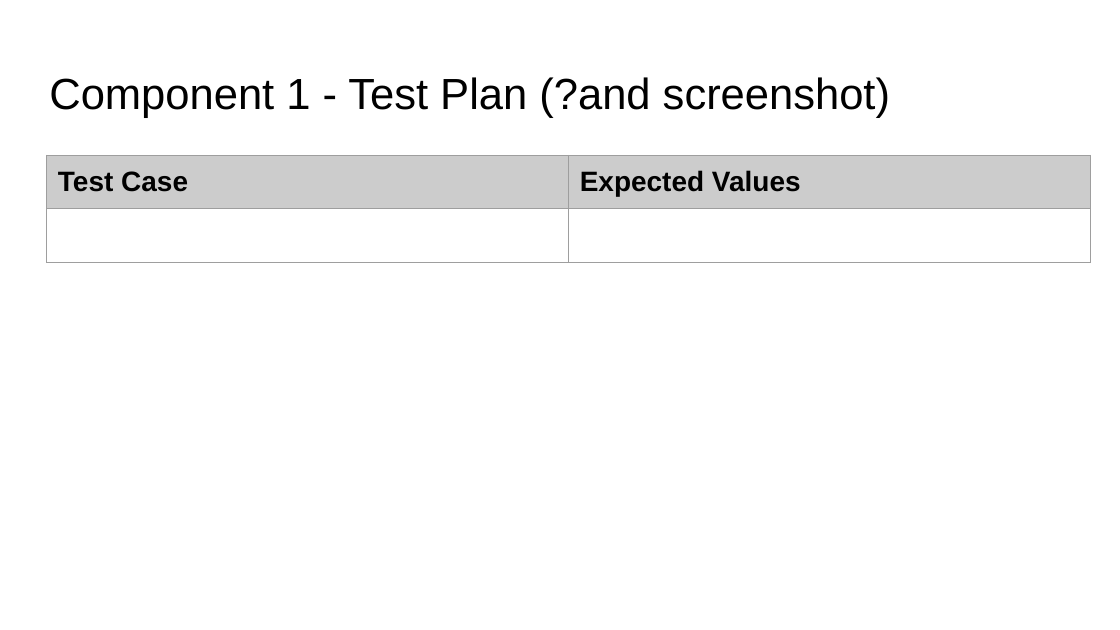
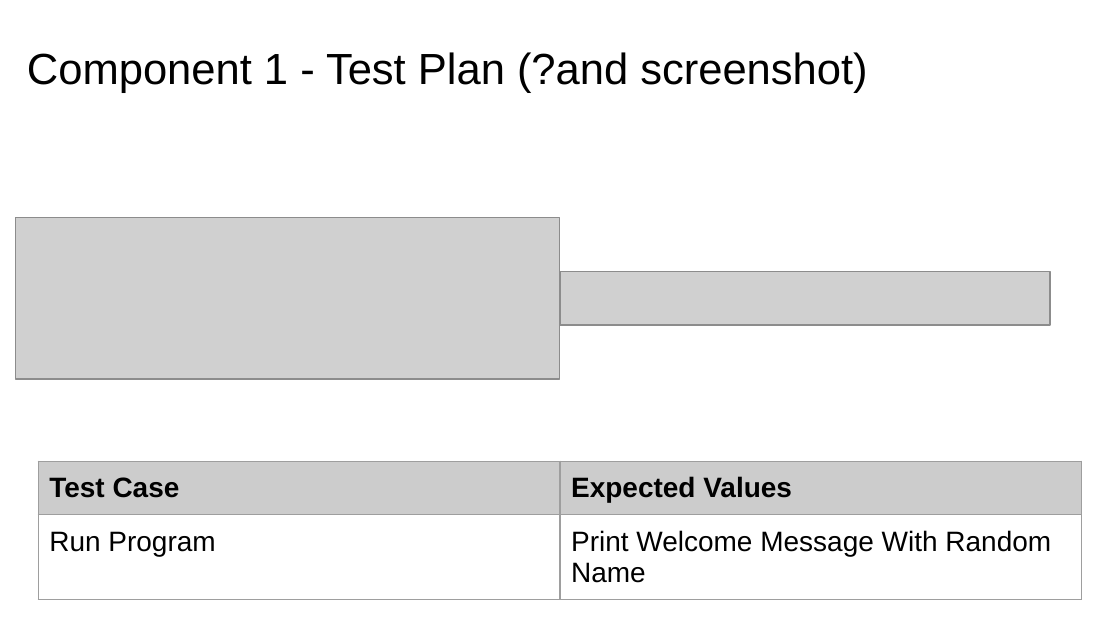
Before and after one commit to randombrunch/Pizza_Bot, a slide deck: slide 5 of 022_91893+_+91897+Documentation.pptx. Drawn at 1120x630 pixels with LibreOffice and Linux fonts; fonts in the diff are those of the drawing; grey boxes stand for pictures. Boxes give left, top, right and bottom in pixels: in the first picture for what was removed or moved away, otherwise in the second. Text is boxed around its words. In the diff, an @@ line names an element or a change of style, - is before the commit and + after.

Commit message:
Created Component For Pizza Bot
Welcome Component

```diff
--- a/022_91893+_+91897+Documentation.pptx
+++ b/022_91893+_+91897+Documentation.pptx
@@ title "Component 1 - Test Plan ...": place and size @@
-title "Component 1 - Test Plan ..." at box(49, 77, 890, 118)
+title "Component 1 - Test Plan ..." at box(27, 52, 867, 93)
@@ picture added at box(16, 217, 560, 379) @@
@@ picture added at box(560, 272, 1051, 326) @@
@@ table at box(38, 461, 1082, 607) @@
-row 2, column 1: 
+row 2, column 1: Run Program
-row 2, column 2: 
+row 2, column 2: Print Welcome Message With Random Name
@@ table: place and size @@
-table at box(47, 156, 1091, 268)
+table at box(38, 461, 1082, 607)
```
Also in this commit, not shown: 2 other slides changed, 2 other files.
